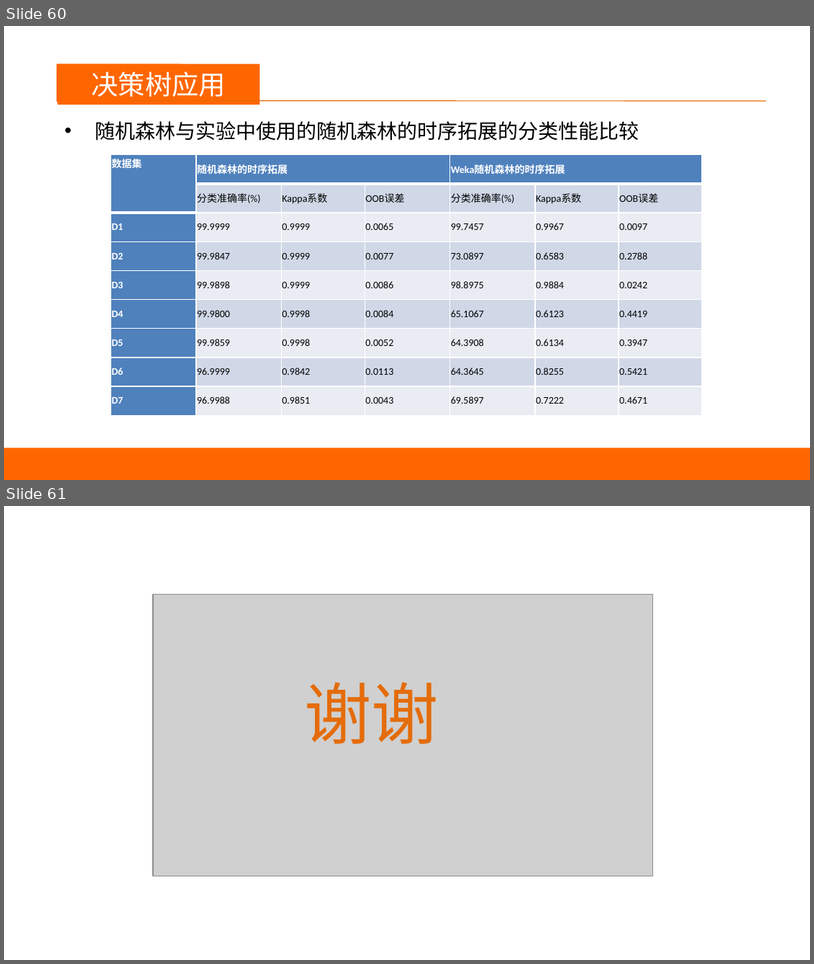
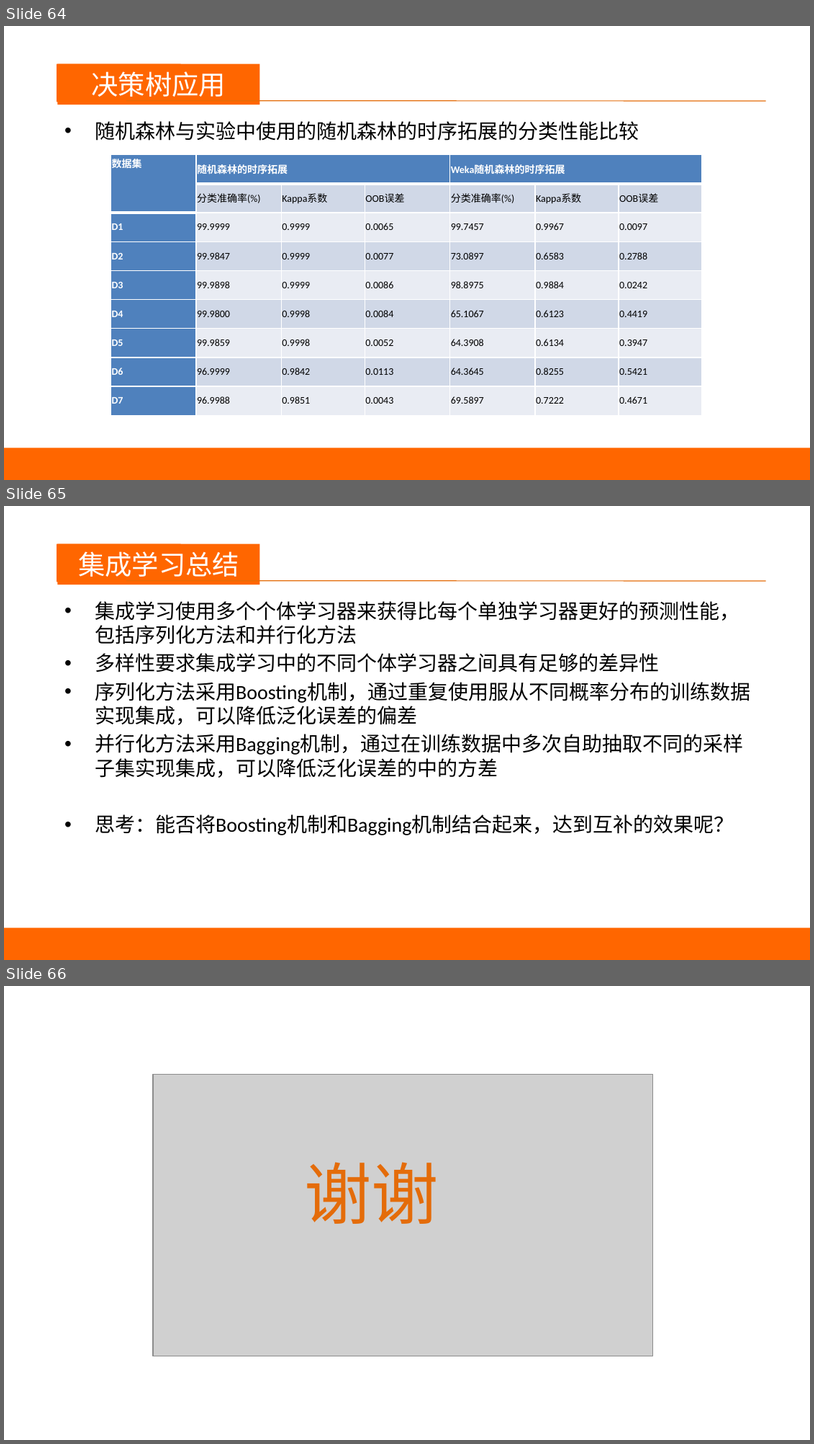
Before and after one commit to happyfaye/AIforJmuNet, a slide deck: 教学资料/机器学习/机器学习-决策树.pptx. Shown one above the other, each under a label of ours: slides 60 and 61 before the commit, slides 64, 65 and 66 after it. The pictures are 814x964 and 814x1444 pixels, drawn with LibreOffice and Linux fonts; fonts in the diff are those of the drawing; grey boxes stand for pictures. Boxes give left, top, right and bottom in pixels: in the first picture for what was removed or moved away, otherwise in the second. Text is boxed around its words. In the diff, an @@ line names an element or a change of style, - is before the commit and + after.

```diff
--- a/教学资料/机器学习/机器学习-决策树.pptx
+++ b/教学资料/机器学习/机器学习-决策树.pptx
@@ slide 65 added at bbox=[4, 506, 810, 960], background #FFFFFF @@
@@ rectangle added at bbox=[57, 544, 180, 582], fill #FF6600 @@
@@ rectangle added at bbox=[57, 544, 260, 584], fill #FF6600, 24 pt, text #FFFFFF @@
+集成学习总结
@@ line added from (126, 581) to (766, 581), #E46C0A 0.75 pt @@
@@ text added at bbox=[95, 601, 751, 835], 18 pt, text #000000 @@
+• 集成学习使用多个个体学习器来获得比每个单独学习器更好的预测性能，包括序列化方法和并行化方法
+• 多样性要求集成学习中的不同个体学习器之间具有足够的差异性
+• 序列化方法采用Boosting机制，通过重复使用服从不同概率分布的训练数据实现集成，可以降低泛化误差的偏差
+• 并行化方法采用Bagging机制，通过在训练数据中多次自助抽取不同的采样子集实现集成，可以降低泛化误差的中的方差
+• 思考：能否将Boosting机制和Bagging机制结合起来，达到互补的效果呢？
@@ rectangle added at bbox=[4, 928, 810, 960], fill #FF6600 @@
@@ what was slide 60 is now slide 64 @@
@@ what was slide 61 is now slide 66 @@
```
Also in this commit, not shown: 3 slides changed, 4 other slides added, 39 other files.
